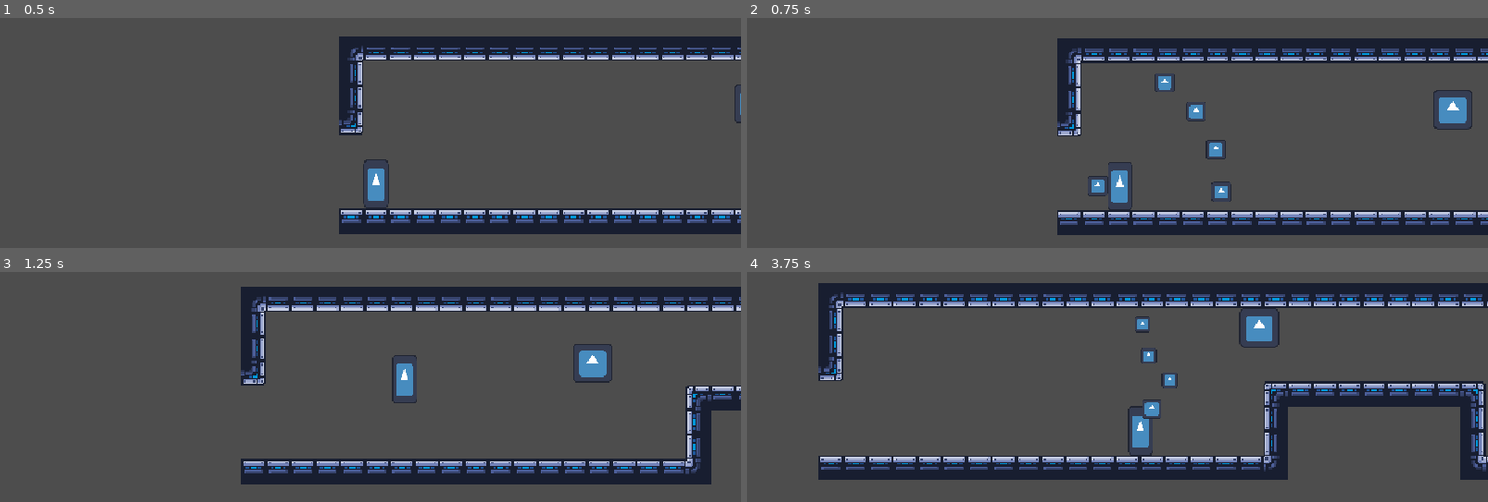
Above: before the commit, frames 1-4 (two rows, left to right).
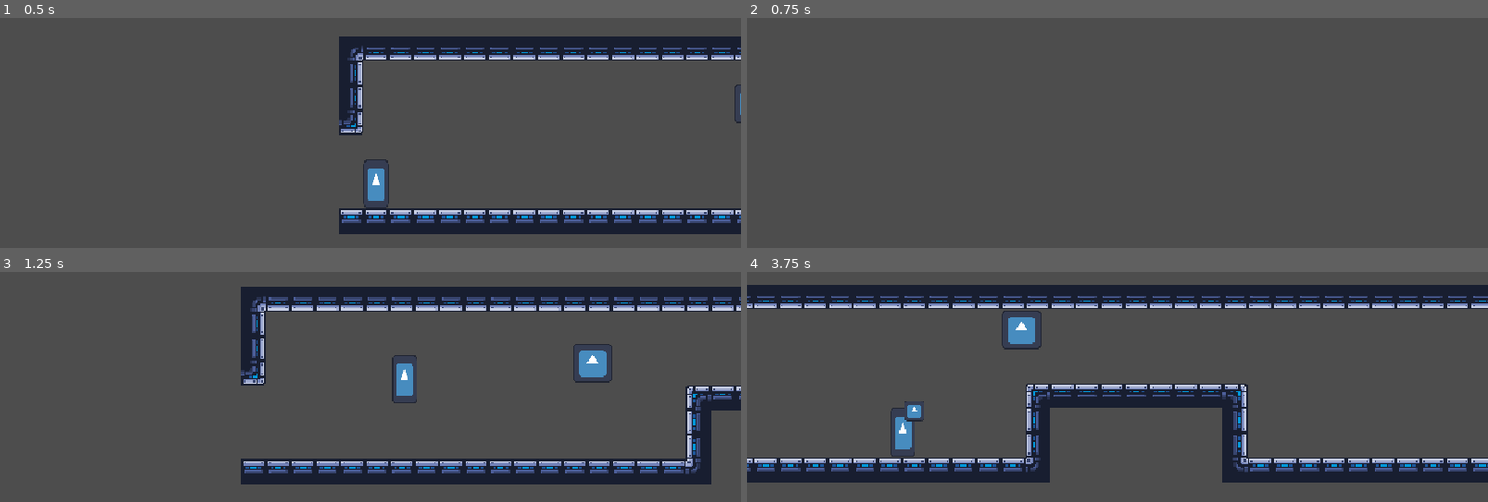
Above: after the commit, the same moments.

Repository: ygda-org/revolver
Game: Godot game, scene res://main/main.tscn
Same seed, same stepped clock (60 frames per second), same inputs: the game is played once before the commit and once after it. The engine's default icon, where the game draws it, is replaced by a stand-in: a white triangle on a blue panel in a dark square.
Inputs (mouse positions are in pixels of both pictures, inside the frame that each line leads up to):
- Up to frame 1 (0.5 s): no input
- Up to frame 2 (0.75 s): tap Enter (ui_accept) at 0.5 s; move the mouse to (1280, 128) at 0.52 s; hold D (right) from 0.53 s (still down); click (1280, 128) at 0.6 s
- Up to frame 3 (1.25 s): keep holding D (right); tap Space (jump) at 0.77 s
- Up to frame 4 (3.75 s): move the mouse to (969, 423) at 1.27 s; click (969, 423) at 1.35 s; tap Space (jump) at 1.52, 3.02 s; move the mouse to (1191, 313) at 2.02 s; release D (right) at 2.03 s; hold A (left) 2.03-2.78 s; click (1191, 313) at 2.1 s; move the mouse to (1080, 488) at 2.77 s; hold D (right) from 2.78 s (still down); click (1080, 488) at 2.85 s; move the mouse to (1339, 467) at 3.52 s; click (1339, 467) at 3.6 s

Frame 1 is identical in both runs. In frame 2, 15% of the frame differs, in the area x 41-100%, y 8-95%; in frame 3, less than 0.1%; in frame 4, 27%, in the area x 0-100%, y 4-92%.

Commit message:
screen shake

Diff:
--- a/player/bullet/base_bullet_resource.gd
+++ b/player/bullet/base_bullet_resource.gd
@@ -10,6 +10,7 @@
 @export var effect_on_shot: bool = false
 @export var called_in_process: bool = false
 @export var life_duration: float = 10.0
+@export var shake_trauma: float = 0.5
 
 enum effects {
 	NONE,
--- a/player/bullet/bullet_resources/shotgun.tres
+++ b/player/bullet/bullet_resources/shotgun.tres
@@ -9,4 +9,5 @@
 effect = 6
 effect_on_shot = true
 life_duration = 0.2
+shake_trauma = 0.9
 metadata/_custom_type_script = "uid://cmear8uu7c65f"
--- /dev/null
+++ b/player/camera_2d.gd
@@ -0,0 +1,27 @@
+extends Camera2D
+
+var target_offset
+var trauma: float = 0.0
+var trauma_decay: float = 1.5
+@export var noise : FastNoiseLite
+var max_shake: Vector2 = Vector2(100, 70)
+var noise_height = 0
+
+func _ready():
+	noise.seed = randi()
+
+func _process(delta):
+	if trauma:
+		trauma = clampf(trauma-trauma_decay*delta, 0, 3)
+		shake()
+	else:
+		offset = offset.lerp(target_offset, delta*20)
+
+func add_trauma(amount):
+	trauma += amount
+
+func shake():
+	var strength = pow(trauma, 2.5)
+	noise_height += 15
+	offset.x = target_offset.x + max_shake.x * strength * noise.get_noise_2d(noise.seed*2,noise_height)
+	offset.y = target_offset.y + max_shake.y * strength * noise.get_noise_2d(noise.seed*3,noise_height)
--- a/player/player.gd
+++ b/player/player.gd
@@ -54,11 +54,12 @@
 	# shooting
 	var mouse_offset: Vector2 = (get_global_mouse_position() - global_position)/6
 	mouse_offset.y /= 2
-	$Camera2D.offset = $Camera2D.offset.lerp(mouse_offset, 20*delta)
-	$Camera2D.offset = $Camera2D.offset.limit_length(40)
+	$Camera2D.target_offset = mouse_offset
+	$Camera2D.target_offset = $Camera2D.target_offset.limit_length(40)
 	if Input.is_action_just_pressed("shoot") and $ShotCD.is_stopped():
 		$ShotCD.start()
 		var resource: BulletResource = GameState.get_bullet()
+		$Camera2D.add_trauma(resource.shake_trauma)
 		var shot_dir: Vector2 = global_position.direction_to(get_global_mouse_position())
 		var bullet = BULLET.instantiate()
 		bullet.resource = resource
--- a/player/player.tscn
+++ b/player/player.tscn
@@ -2,6 +2,7 @@
 
 [ext_resource type="Texture2D" uid="uid://dlbb2kg1nkspe" path="res://assets/icon.svg" id="1_oul6g"]
 [ext_resource type="Script" uid="uid://gjb3c0xiol2a" path="res://player/player.gd" id="1_rkbax"]
+[ext_resource type="Script" uid="uid://bjhjk6cxhvbry" path="res://player/camera_2d.gd" id="3_g1dw6"]
 
 [sub_resource type="Curve" id="Curve_rkbax"]
 _data = [Vector2(0, 1), 0.0, 0.0, 0, 0, Vector2(1, 0.5371901), -0.6620358, 0.0, 0, 0]
@@ -21,6 +22,9 @@
 
 [sub_resource type="RectangleShape2D" id="RectangleShape2D_5kg8m"]
 size = Vector2(16, 32)
+
+[sub_resource type="FastNoiseLite" id="FastNoiseLite_g1dw6"]
+noise_type = 3
 
 [node name="Player" type="CharacterBody2D" unique_id=1304598780]
 collision_layer = 4
@@ -48,6 +52,8 @@
 drag_right_margin = 0.15
 drag_bottom_margin = 0.15
 editor_draw_drag_margin = true
+script = ExtResource("3_g1dw6")
+noise = SubResource("FastNoiseLite_g1dw6")
 
 [node name="JumpBuffer" type="Timer" parent="." unique_id=1886932304]
 wait_time = 0.1
Not shown, added: player/camera_2d.gd.uid
